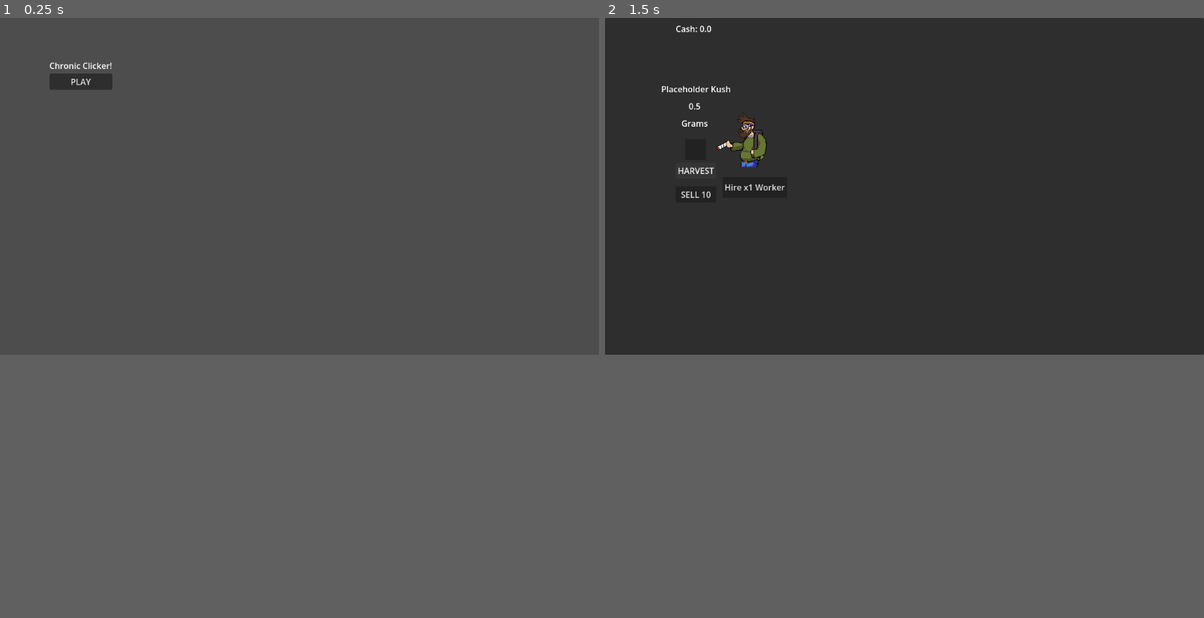
Above: before the commit, frames 1-2 (left to right).
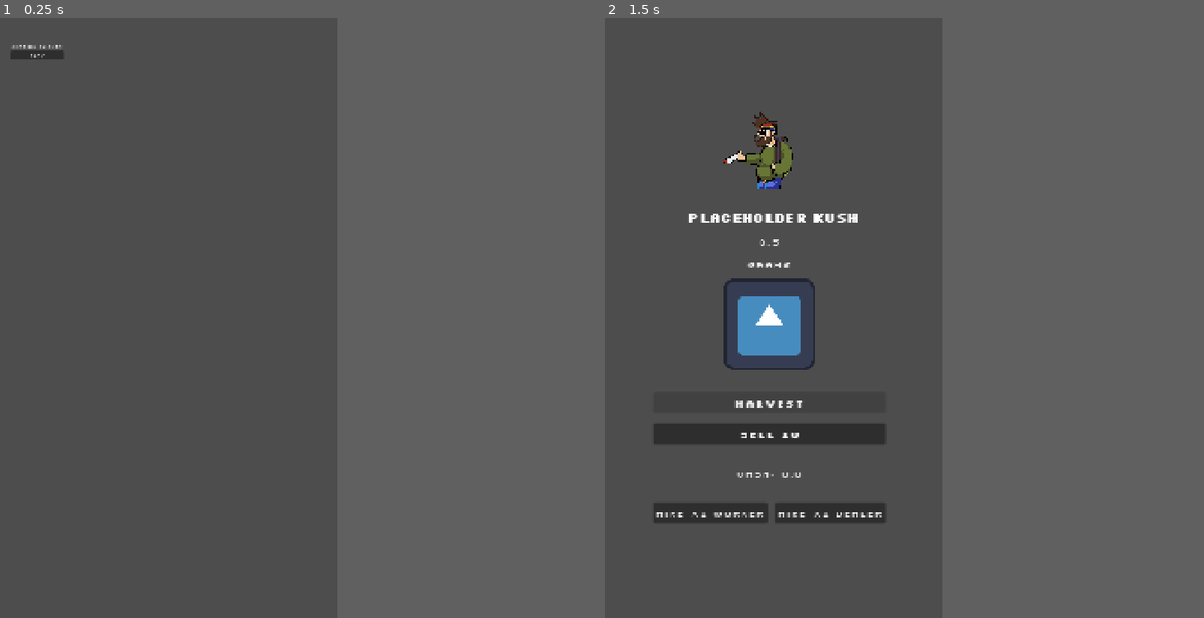
Above: after the commit, the same moments.

Repository: RaoulTheF00l/ChronicClicker
Game: Godot game, scene res://Scenes/title.tscn
Two runs of this game, one before a commit and one after it. Both use one fixed random seed, a clock stepped at 60 frames per second and the inputs below. The engine's default icon, where the game draws it, is replaced by a stand-in: a white triangle on a blue panel in a dark square.
Inputs:
- Up to frame 1 (0.25 s): no input
- Up to frame 2 (1.5 s): click "PLAY" at 0.5 s; click "HARVEST" at 1.25 s
In our replay, the window is 799x449 before the commit and 450x800 after it. These sizes can differ from the game's own. Grey fills any space a smaller window leaves; there, only what the larger window draws over its background counts as a difference.

The runs differ from the first frame. In frame 1, 0.5% of the frame differs, in the area x 1-19%, y 4-12%; in frame 2, 34%, in the area x 0-57%, y 0-85%.

Commit message:
Adjusted window size + rearranged UI to better support mobile platforms

Diff:
--- a/Scenes/main.tscn
+++ b/Scenes/main.tscn
@@ -2,8 +2,11 @@
 
 [ext_resource type="Script" uid="uid://ckufiyy10xxl1" path="res://Scripts/main.gd" id="1_bo1nx"]
 [ext_resource type="Texture2D" uid="uid://bwkxkde1sdhgw" path="res://Assets/man.png" id="1_jjgbg"]
+[ext_resource type="FontFile" uid="uid://blyeb4palnu5" path="res://Assets/Silkscreen-Bold.ttf" id="3_8gbba"]
+[ext_resource type="Texture2D" uid="uid://b7avmnnxurb36" path="res://icon.svg" id="4_jjvhh"]
 
 [node name="Main" type="Control" unique_id=1046776010]
+texture_filter = 1
 layout_mode = 3
 anchors_preset = 15
 anchor_right = 1.0
@@ -12,89 +15,107 @@
 grow_vertical = 2
 script = ExtResource("1_bo1nx")
 
-[node name="Panel" type="Panel" parent="." unique_id=240101541]
+[node name="MobileLayout" type="VBoxContainer" parent="." unique_id=1480444554]
 layout_mode = 1
-anchors_preset = 15
-anchor_right = 1.0
-anchor_bottom = 1.0
+anchors_preset = 8
+anchor_left = 0.5
+anchor_top = 0.5
+anchor_right = 0.5
+anchor_bottom = 0.5
+offset_left = -386.0
+offset_top = -711.0
+offset_right = -62.0
+offset_bottom = -116.0
 grow_horizontal = 2
 grow_vertical = 2
+scale = Vector2(2.3, 2.3)
+theme_override_constants/separation = 30
 
-[node name="StaticImg" type="BoxContainer" parent="." unique_id=2118950851]
-layout_mode = 0
-offset_left = 211.0
-offset_top = 159.0
-offset_right = 339.0
-offset_bottom = 287.0
+[node name="StaticImg" type="BoxContainer" parent="MobileLayout" unique_id=2118950851]
+texture_filter = 1
+layout_mode = 2
+alignment = 1
 
-[node name="DudeTextureRect" type="TextureRect" parent="StaticImg" unique_id=753728243]
+[node name="DudeTextureRect" type="TextureRect" parent="MobileLayout/StaticImg" unique_id=753728243]
 layout_mode = 2
 texture = ExtResource("1_jjgbg")
 
-[node name="Layout" type="VBoxContainer" parent="." unique_id=258240324]
-layout_mode = 0
-offset_left = 104.0
-offset_top = 125.0
-offset_right = 242.0
-offset_bottom = 242.0
+[node name="DialougeLayout" type="HBoxContainer" parent="MobileLayout/StaticImg" unique_id=1622846119]
+layout_mode = 2
+
+[node name="DialougeLabel" type="RichTextLabel" parent="MobileLayout/StaticImg/DialougeLayout" unique_id=412484244]
+layout_mode = 2
+
+[node name="Layout" type="VBoxContainer" parent="MobileLayout" unique_id=258240324]
+layout_mode = 2
 theme_override_constants/separation = 10
+alignment = 1
 
-[node name="TitleLabel" type="Label" parent="Layout" unique_id=1192291742]
+[node name="TitleLabel" type="Label" parent="MobileLayout/Layout" unique_id=1192291742]
 layout_mode = 2
+theme_override_colors/font_color = Color(1, 1, 1, 1)
+theme_override_fonts/font = ExtResource("3_8gbba")
+theme_override_font_sizes/font_size = 18
 text = " Placeholder Kush"
+horizontal_alignment = 1
+vertical_alignment = 1
 
-[node name="WeightLabel" type="Label" parent="Layout" unique_id=905956635]
+[node name="WeightLabel" type="Label" parent="MobileLayout/Layout" unique_id=905956635]
 layout_mode = 2
+theme_override_colors/font_color = Color(1, 1, 1, 1)
 text = "0.0"
 horizontal_alignment = 1
+vertical_alignment = 1
 
-[node name="WeightUnitLabel" type="Label" parent="Layout" unique_id=59864206]
+[node name="WeightUnitLabel" type="Label" parent="MobileLayout/Layout" unique_id=59864206]
 layout_mode = 2
+theme_override_colors/font_color = Color(1, 1, 1, 1)
 text = "Grams"
 horizontal_alignment = 1
+vertical_alignment = 1
 
-[node name="NugPanel" type="Panel" parent="." unique_id=1384345404]
-layout_mode = 0
-offset_left = 154.0
-offset_top = 233.0
-offset_right = 194.0
-offset_bottom = 273.0
+[node name="NugTextureRect" type="TextureRect" parent="MobileLayout/Layout" unique_id=839268730]
+layout_mode = 2
+texture = ExtResource("4_jjvhh")
+stretch_mode = 3
 
-[node name="ButtonsLayout" type="VBoxContainer" parent="." unique_id=1376284218]
-layout_mode = 0
-offset_left = 136.0
-offset_top = 278.0
-offset_right = 214.0
-offset_bottom = 355.0
+[node name="ButtonsLayout" type="VBoxContainer" parent="MobileLayout" unique_id=1376284218]
+layout_mode = 2
 theme_override_constants/separation = 15
 
-[node name="HarvestButton" type="Button" parent="ButtonsLayout" unique_id=559532319]
+[node name="HarvestButton" type="Button" parent="MobileLayout/ButtonsLayout" unique_id=559532319]
 layout_mode = 2
+theme_override_colors/font_color = Color(1, 1, 1, 1)
+theme_override_fonts/font = ExtResource("3_8gbba")
 text = "HARVEST"
 
-[node name="SellButton" type="Button" parent="ButtonsLayout" unique_id=560578044]
+[node name="SellButton" type="Button" parent="MobileLayout/ButtonsLayout" unique_id=560578044]
 layout_mode = 2
+theme_override_colors/font_color = Color(1, 1, 1, 1)
+theme_override_fonts/font = ExtResource("3_8gbba")
 text = "SELL 10"
 
-[node name="CurrencyLayout" type="BoxContainer" parent="." unique_id=1260676179]
-layout_mode = 0
-offset_left = 136.0
-offset_top = 1.0
-offset_right = 201.0
-offset_bottom = 41.0
+[node name="CurrencyLayout" type="BoxContainer" parent="MobileLayout" unique_id=1260676179]
+layout_mode = 2
+alignment = 1
 
-[node name="MoneyLabel" type="Label" parent="CurrencyLayout" unique_id=761253813]
+[node name="MoneyLabel" type="Label" parent="MobileLayout/CurrencyLayout" unique_id=761253813]
 layout_mode = 2
+theme_override_colors/font_color = Color(1, 1, 1, 1)
 text = "Cash: $0"
 
-[node name="StoreLayout" type="BoxContainer" parent="." unique_id=710123018]
-layout_mode = 0
-offset_left = 226.0
-offset_top = 306.0
-offset_right = 407.0
-offset_bottom = 346.0
-theme_override_constants/separation = 15
+[node name="StoreLayout" type="BoxContainer" parent="MobileLayout" unique_id=710123018]
+layout_mode = 2
+theme_override_constants/separation = 10
+alignment = 1
 
-[node name="HireButton" type="Button" parent="StoreLayout" unique_id=1023842269]
+[node name="HireButton" type="Button" parent="MobileLayout/StoreLayout" unique_id=1023842269]
 layout_mode = 2
+theme_override_colors/font_color = Color(1, 1, 1, 1)
 text = "Hire x1 Worker"
+
+[node name="HireDealerButton" type="Button" parent="MobileLayout/StoreLayout" unique_id=1032069852]
+layout_mode = 2
+theme_override_colors/font_color = Color(1, 1, 1, 1)
+text = "Hire x1 Dealer
+"
--- a/Scripts/main.gd
+++ b/Scripts/main.gd
@@ -12,11 +12,11 @@
 
 
 
-@onready var harvest_button: Button = $ButtonsLayout/HarvestButton
-@onready var weight_unit_label: Label = $Layout/WeightUnitLabel
-@onready var weight_label: Label = $Layout/WeightLabel
-@onready var money_label: Label = $CurrencyLayout/MoneyLabel
-@onready var sell_button: Button = $ButtonsLayout/SellButton
+@onready var harvest_button: Button = $MobileLayout/ButtonsLayout/HarvestButton
+@onready var weight_unit_label: Label = $MobileLayour/Layout/WeightUnitLabel
+@onready var weight_label: Label = $MobileLayout/Layout/WeightLabel
+@onready var money_label: Label = $MobileLayout/CurrencyLayout/MoneyLabel
+@onready var sell_button: Button = $MobileLayout/ButtonsLayout/SellButton
 
 
 
--- a/project.godot
+++ b/project.godot
@@ -15,6 +15,17 @@
 config/features=PackedStringArray("4.6", "Mobile")
 config/icon="res://icon.svg"
 
+[display]
+
+window/size/viewport_width=1080
+window/size/viewport_height=1920
+window/stretch/mode="canvas_items"
+window/stretch/aspect="keep_width"
+
+[gui]
+
+theme/custom_font="uid://bcq5q3228st1h"
+
 [physics]
 
 3d/physics_engine="Jolt Physics"
Binary file added: Assets/Silkscreen-Bold.ttf
Not shown, added: Assets/Silkscreen-Bold.ttf.import
Binary file added: Assets/Silkscreen-Regular.ttf
Not shown, added: Assets/Silkscreen-Regular.ttf.import
Not shown, added: Assets/Silkscreen.zip
